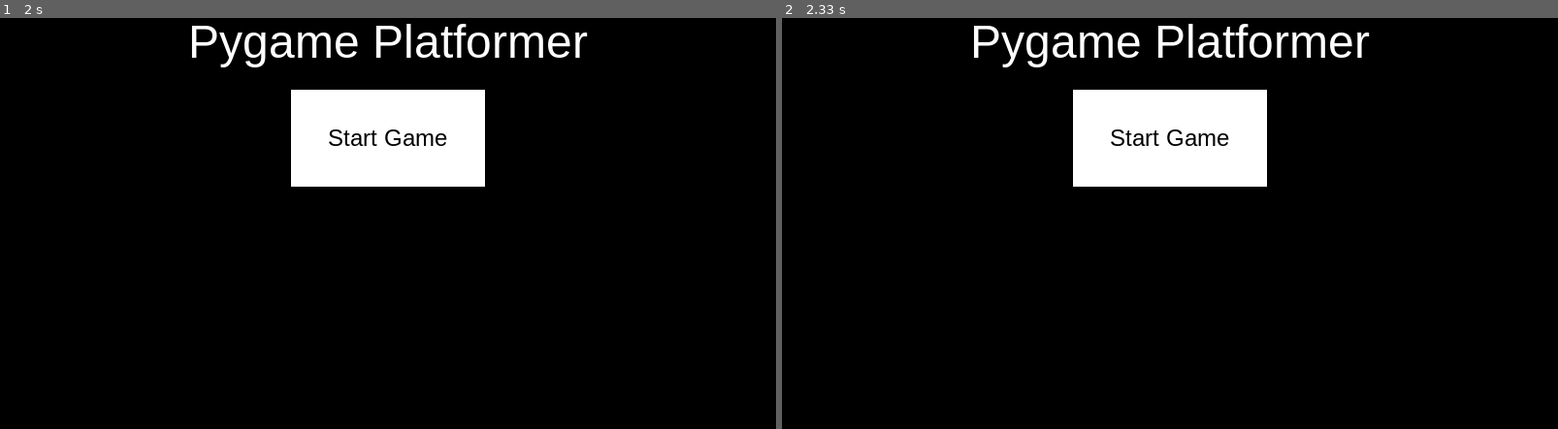
Above: before the commit, frames 1-2 (left to right).
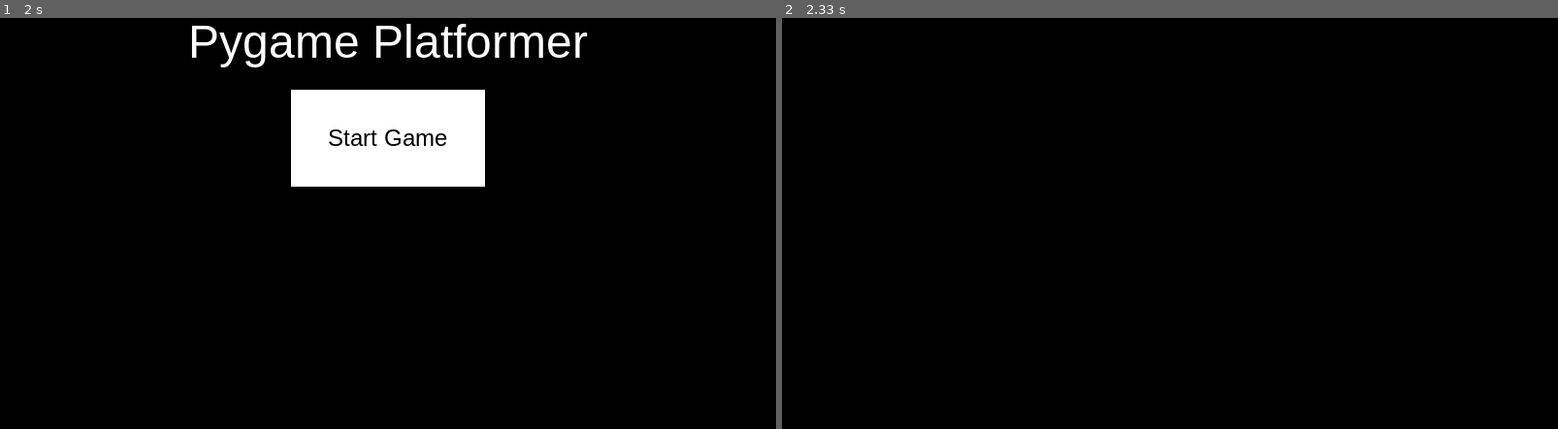
Above: after the commit, the same moments.

Repository: PhantomShift/pygame-platformer
Game: pygame game, started from src/main.py
Two runs of this game, one before a commit and one after it. Both use one fixed random seed, a clock stepped at 60 frames per second and the inputs below.
Inputs (mouse positions are in pixels of both pictures, inside the frame that each line leads up to):
- Up to frame 1 (2 s): tap Space at 0.33 s; click (388, 174) at 1.72 s
- Up to frame 2 (2.33 s): hold Space from 2 s (still down); hold D from 2 s (still down); move the mouse to (983, 141) at 2.03 s

Frame 1 is identical in both runs. In frame 2, 7.3% of the frame differs, in the area x 24-76%, y 1-42%.

Commit message:
Commented out test prints

Diff:
--- a/src/game_objects.py
+++ b/src/game_objects.py
@@ -35,7 +35,7 @@
 
     def on_space(self, inputted):
         if inputted.key == pygame.K_SPACE:
-            print("Space pressed")
+            #print("Space pressed")
             if not self.jumped:
                 self.jumped = True
                 self.vel = Vector2(self.vel.x, -100)
@@ -43,7 +43,7 @@
                 self.teleport()
     def on_died(self):
         self.alive = False
-        print("died")
+        #print("died")
 
     def draw(self):
         self.rect.draw()
@@ -105,7 +105,7 @@
             direction += DOWN
         if direction == ZERO_VECTOR:
             return
-        print("Teleported")
+        #print("Teleported")
         direction = direction.unit * 80
         resolve = None
         for rect in self.object_list:
--- a/src/level_manager.py
+++ b/src/level_manager.py
@@ -42,7 +42,7 @@
         self.drawables.append(drawable)
 
 def change_level(new_level: Level):
-    print("Hey level should be changed?")
+    #print("Hey level should be changed?")
     global CURRENT_LEVEL
     if CURRENT_LEVEL:
         for drawable in CURRENT_LEVEL.drawables:
@@ -71,7 +71,7 @@
 
 goal = game_objects.InteractiveRectangle(760, 260, 40, 40, color=BLUE)
 def goal_touched(player):
-    print(test_level)
+    #print(test_level)
     change_level(end_level)
 goal.on_touched.connect(goal_touched)
 example_level.add_object(goal)
--- a/src/main.py
+++ b/src/main.py
@@ -14,7 +14,7 @@
 BG_COLOR = (0, 0, 0)
 DISPLAYSURF = pygame.display.set_mode((800, 600))
 DISPLAYSURF.fill(BG_COLOR)
-print(DISPLAYSURF)
+#print(DISPLAYSURF)
 pygame.display.set_caption("Pygame Platformer")
 
 class Timer:
@@ -36,7 +36,7 @@
     def level_changed(self, new_level: level_manager.LevelObject):
         self.objects = new_level.objects
         self.drawables = new_level.drawables
-        print(self.objects)
+        #print(self.objects)
         if isinstance(self.player, game_objects.Player):
             self.player.connection_on_died.disconnect()
             self.player.connection_on_space.disconnect()
@@ -76,12 +76,12 @@
 game_globals.drawables.append(title)
 
 
-def test_input(inputted: InputObject):
-    if inputted.input_type == pygame.MOUSEBUTTONDOWN:
-        (pos_x, pos_y) = pygame.mouse.get_pos()
-        print(pos_x, pos_y)
-InputHandler.input_began.connect(test_input)
-InputHandler.input_ended.connect(test_input)
+# def test_input(inputted: InputObject):
+#     if inputted.input_type == pygame.MOUSEBUTTONDOWN:
+#         (pos_x, pos_y) = pygame.mouse.get_pos()
+#         print(pos_x, pos_y)
+# InputHandler.input_began.connect(test_input)
+# InputHandler.input_ended.connect(test_input)
 
 def main():
     timer = Timer()
